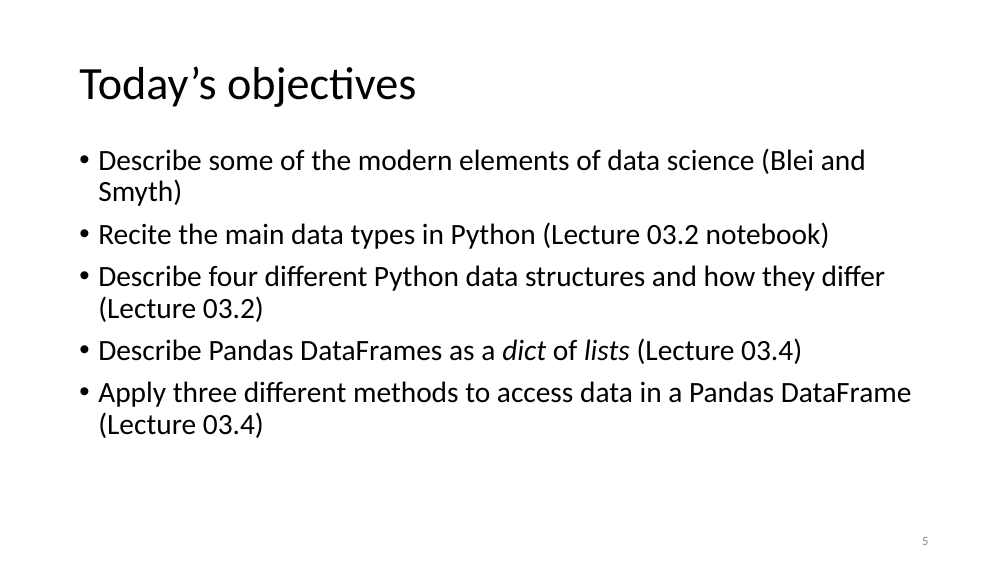
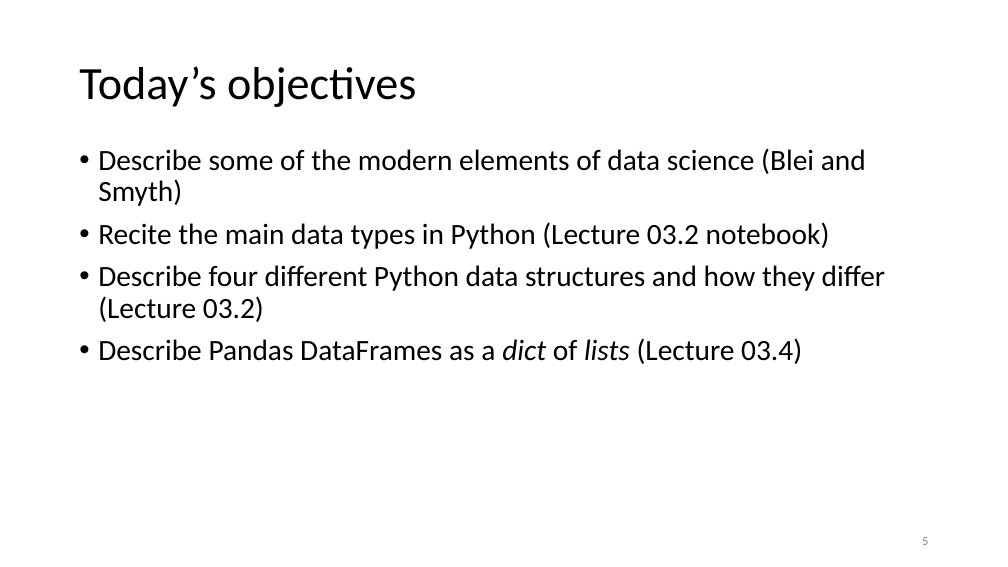
Before and after one commit to duncancallaway/ER131_2023, a slide deck: slide 5 of lecture/Lecture 03 Aug 31/Lecture 03.1 DataTypes Pandas.pptx. Drawn at 1008x567 pixels with LibreOffice and Linux fonts; fonts in the diff are those of the drawing. Boxes give left, top, right and bottom in pixels: in the first picture for what was removed or moved away, otherwise in the second. Text is boxed around its words. In the diff, an @@ line names an element or a change of style, - is before the commit and + after.

Commit message:
update lecture 03 and 04

```diff
--- a/lecture/Lecture 03 Aug 31/Lecture 03.1 DataTypes Pandas.pptx
+++ b/lecture/Lecture 03 Aug 31/Lecture 03.1 DataTypes Pandas.pptx
@@ text at bbox=[98, 381, 912, 438]: paragraph removed @@
-• Apply three different methods to access data in a Pandas DataFrame (Lecture 03.4)
```
Also in this commit, not shown: 1 slide added, 23 other files.
